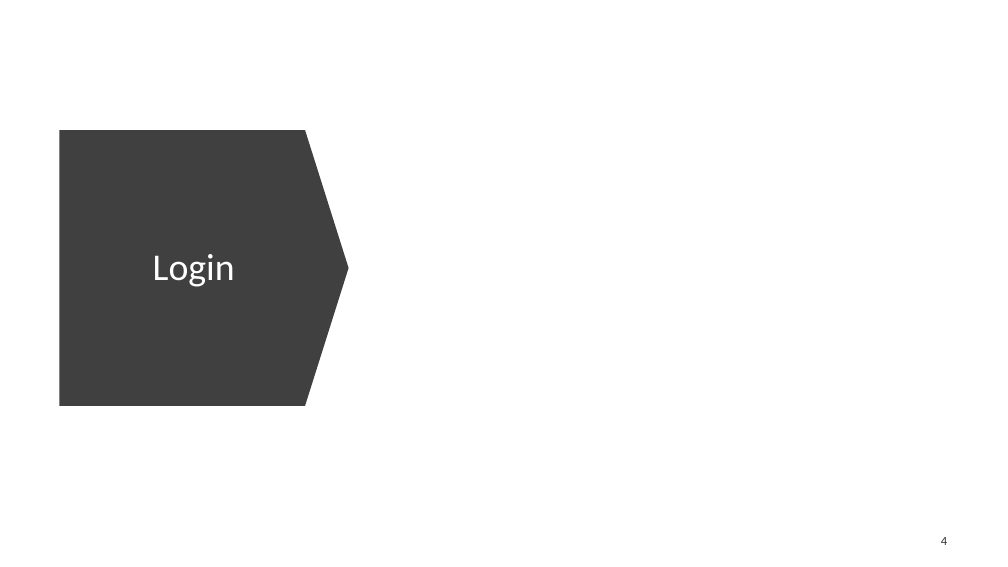
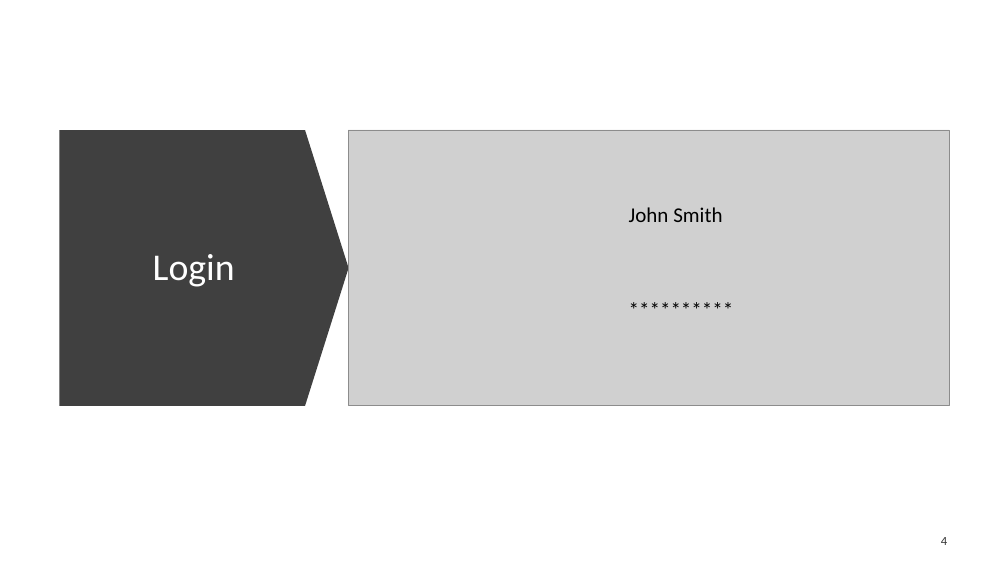
Before and after one commit to rezo1134/AU-room-management-system, a slide deck: slide 4 of initialPresentation/InitialPresentationSlides.pptx. Drawn at 1008x567 pixels with LibreOffice and Linux fonts; fonts in the diff are those of the drawing; grey boxes stand for pictures; background and template pictures are left out. Boxes give left, top, right and bottom in pixels: in the first picture for what was removed or moved away, otherwise in the second. Text is boxed around its words. In the diff, an @@ line names an element or a change of style, - is before the commit and + after.

```diff
--- a/initialPresentation/InitialPresentationSlides.pptx
+++ b/initialPresentation/InitialPresentationSlides.pptx
@@ picture added at box(349, 130, 950, 405) @@
@@ text added at box(629, 207, 722, 222), 20 pt, text #000000 @@
+John Smith
@@ text added at box(622, 293, 747, 326), 20 pt, text #000000 @@
+**********
```
Also in this commit, not shown: 6 other slides changed, 3 other files.
